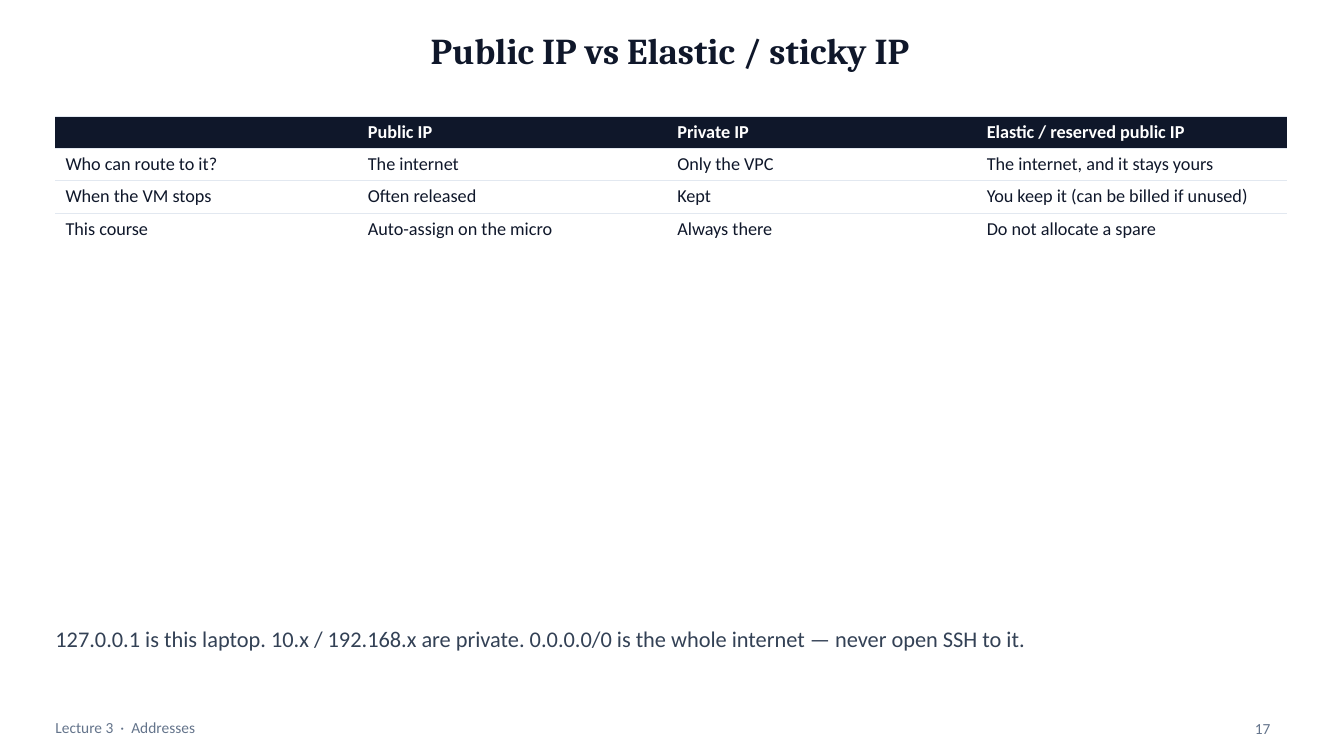
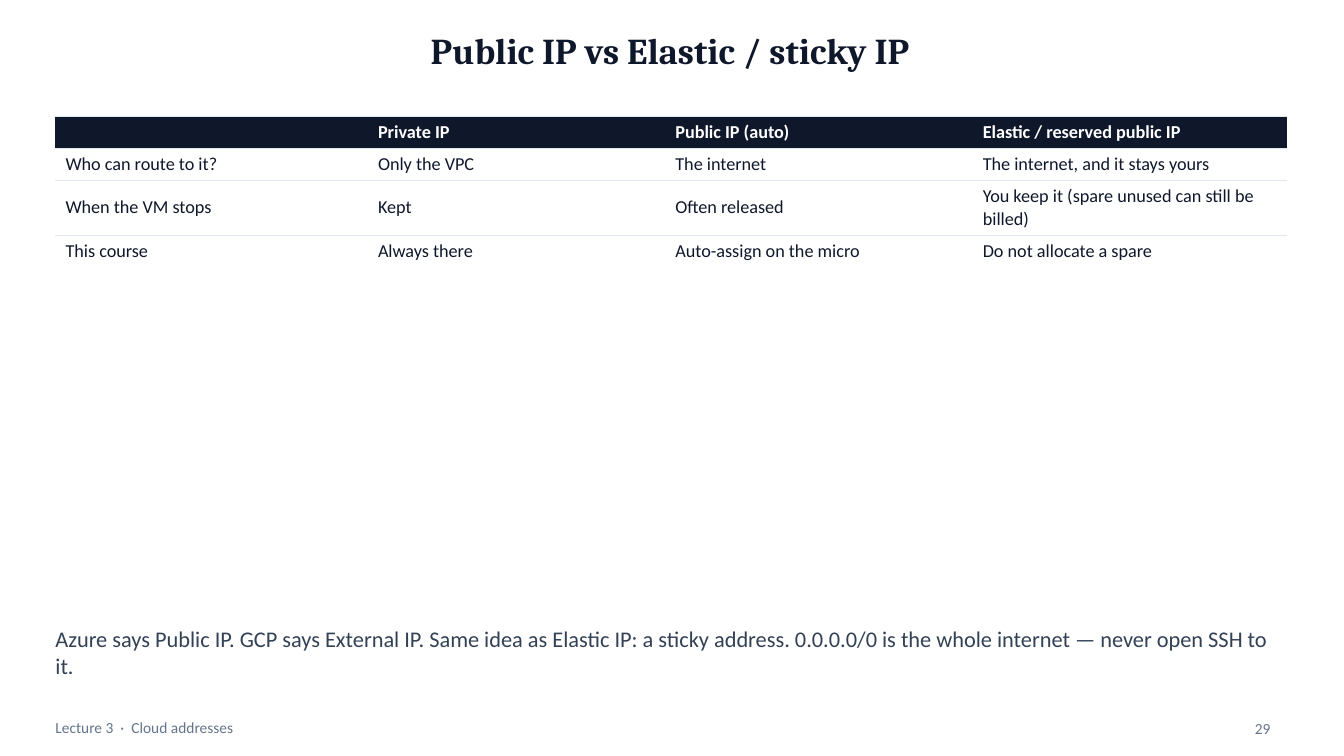
Before and after one commit to mayurb99/Devops_Beginners, a slide deck: slide 29 of lec-03/presentation/lec-03-networking.pptx (slide 17 before the commit). Drawn at 1344x756 pixels with LibreOffice and Linux fonts; fonts in the diff are those of the drawing. Boxes give left, top, right and bottom in pixels: in the first picture for what was removed or moved away, otherwise in the second. Text is boxed around its words. In the diff, an @@ line names an element or a change of style, - is before the commit and + after.

```diff
--- a/lec-03/presentation/lec-03-networking.pptx
+++ b/lec-03/presentation/lec-03-networking.pptx
@@ table at (x1=55, y1=116, x2=1288, y2=264) @@
-row 1, column 2: Public IP
+row 1, column 2: Private IP
-row 1, column 3: Private IP
+row 1, column 3: Public IP (auto)
-row 2, column 2: The internet
+row 2, column 2: Only the VPC
-row 2, column 3: Only the VPC
+row 2, column 3: The internet
-row 3: When the VM stops | Often released | Kept | You keep it (can be billed if unused)
+row 3: When the VM stops | Kept | Often released | You keep it (spare unused can still be billed)
-row 4, column 2: Auto-assign on the micro
+row 4, column 2: Always there
-row 4, column 3: Always there
+row 4, column 3: Auto-assign on the micro
@@ text at (x1=55, y1=631, x2=1267, y2=674): text changed @@
-127.0.0.1 is this laptop. 10.x / 192.168.x are private. 0.0.0.0/0 is the whole internet — never open SSH to it.
+Azure says Public IP. GCP says External IP. Same idea as Elastic IP: a sticky address. 0.0.0.0/0 is the whole internet — never open SSH to it.
@@ text at (x1=55, y1=722, x2=233, y2=733): text changed @@
-Lecture 3 · Addresses
+Lecture 3 · Cloud addresses
@@ page number at (x1=1255, y1=724, x2=1271, y2=734): text changed @@
-17
+29
```
Also in this commit, not shown: 23 other slides changed, 15 slides added, 3 slides removed, 7 other files.
